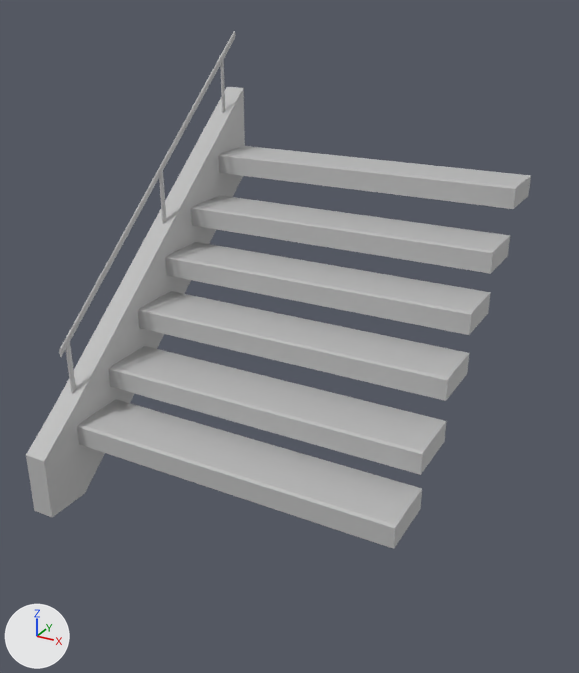
The FBX model Unity/Vanguard_Productions_Prototype/Assets/Prefabs/Environment/SM_Stairs.fbx as it was, and as the next commit left it.
Before and after are seen from a camera (50 mm lens) standing at (5.63, -7.89, 7.21) and looking at (0.18, 2.01, 2.26). Every picture has the same lights, and +X, +Y and +Z are marked at lower left. Where no turn or scale is listed for an object, it has been applied to the vertices.
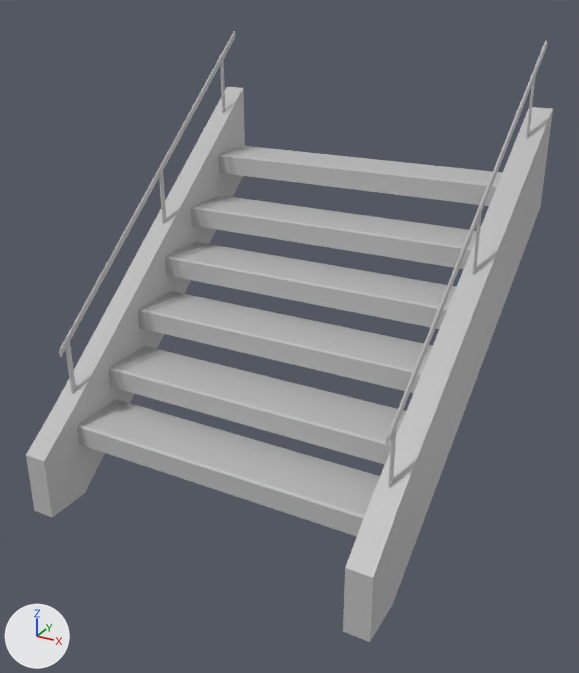
Patch to the scene script:
```diff
--- a/Unity/Vanguard_Productions_Prototype/Assets/Prefabs/Environment/SM_Stairs.fbx.py
+++ b/Unity/Vanguard_Productions_Prototype/Assets/Prefabs/Environment/SM_Stairs.fbx.py
@@ me_mesh @@
 me_mesh.from_pydata(...)  # 132 vertices, 121 faces; spans x -3.01..2.8, y -0.73..5.37, z -0.27..6.44
 # used by ob_polysurface15; location = (0.0, 0.0, 0.0)
+# me_mesh part 1: the loose piece of 18 vertices spanning x -2.82..-2.6, y 0.02..5.33, z 2.08..6.44 is copied, and the copy is mirrored in x about the mesh origin; it spans x 2.6..2.82, y 0.02..5.33, z 2.08..6.44
+# me_mesh part 2: the loose piece of 8 vertices spanning x -2.73..-2.7, y 2.78..2.88, z 3.06..4.38 is copied, and the copy is mirrored in x about the mesh origin; it spans x 2.7..2.73, y 2.78..2.88, z 3.06..4.38
+# me_mesh part 3: the loose piece of 8 vertices spanning x -2.8..-2.76, y 4.84..4.93, z 4.54..5.98 is copied, and the copy is mirrored in x about the mesh origin; it spans x 2.76..2.8, y 4.84..4.93, z 4.54..5.98
+# me_mesh part 4: the loose piece of 8 vertices spanning x -2.65..-2.62, y 0.15..0.26, z 0.51..2.28 is copied, and the copy is mirrored in x about the mesh origin; it spans x 2.62..2.65, y 0.15..0.26, z 0.51..2.28
+# me_mesh part 5: the loose piece of 18 vertices spanning x -3.01..-2.46, y -0.73..5.37, z -0.27..5.44 is copied, and the copy is mirrored in x about the mesh origin; it spans x 2.46..3.01, y -0.73..5.37, z -0.27..5.44
 me_mesh.materials.append(mat_lambert1)
```

Changed parts and their boxes [x1, y1, x2, y2] in the pictures (579 x 673 px):
'polySurface15', reshaped (18% taller): before [26, 31, 531, 549]; after [26, 31, 553, 642]
part 1 of me_mesh, added: after [386, 41, 547, 447]
part 2 of me_mesh, added: after [472, 212, 482, 275]
part 3 of me_mesh, added: after [526, 76, 536, 139]
part 4 of me_mesh, added: after [389, 429, 396, 488]
part 5 of me_mesh, added: after [343, 107, 553, 642]
